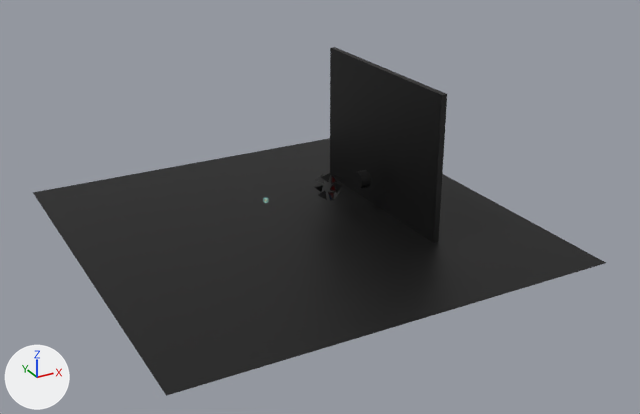
The Blender file Assets/Models/sun_moon.blend: old version first, new version second.
One viewpoint serves both versions: a 50 mm camera at (-41.3, -81.0, 39.5) aimed at (1.6, -2.9, 0.4). Arrows for +X, +Y and +Z are at lower left; the lights stay in place.

The first picture shows 'Plane', 'Rotating piece red.001', 'Rotating piece red.002', 'Wall'.
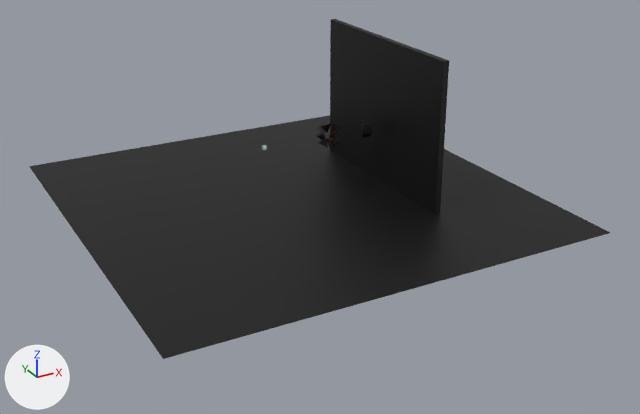
Location of each change, (x1, y1, x2, y2) in pixels of the pictures (640 x 414 px):
'Plane', moved: before (33, 138, 606, 396); after (29, 115, 610, 359)
'Wall', moved: before (330, 47, 447, 243); after (330, 19, 449, 214)
'Rotating piece red.002', moved: before (321, 173, 330, 182); after (320, 123, 331, 132)
'Rotating piece red.001', moved: before (314, 182, 323, 192); after (316, 132, 325, 140)

Edits to the bpy script that builds the scene:
```text
Change ob_plane:
    ob_plane.location: (0.0, 0.0, -2.53) -> (0.0, 0.0, 0.9)
Change ob_wall:
    ob_wall.location: (11.23, 0.0, 2.6) -> (11.23, 0.0, 6.03)
Change ob_rotating_piece_red_001:
    ob_rotating_piece_red_001.location: (3.36, 1.35, 0.86) -> (3.59, 1.21, 7.02)
Change ob_rotating_piece_red_002:
    ob_rotating_piece_red_002.location: (3.67, 0.24, 2.52) -> (3.67, 0.26, 8.46)
```
